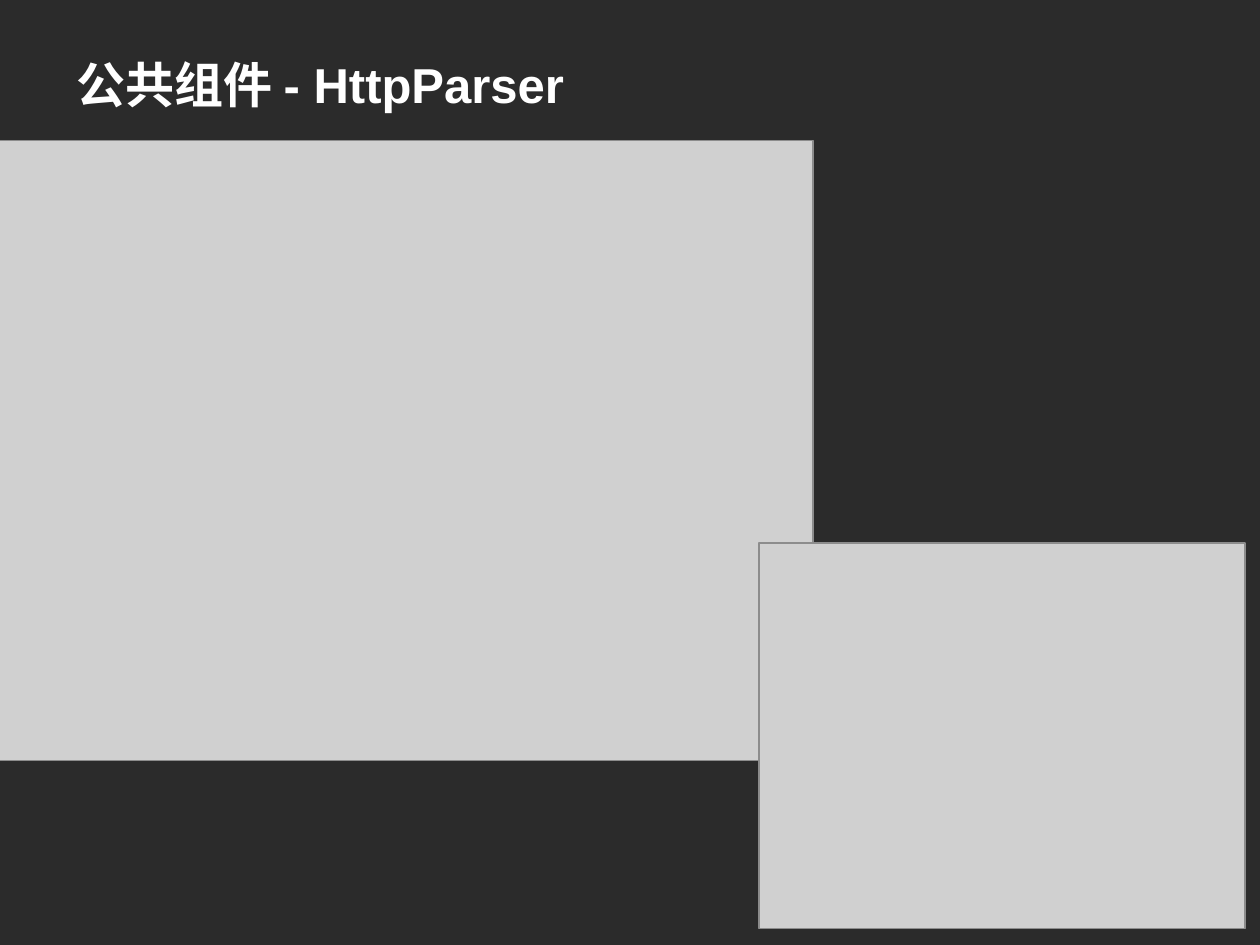
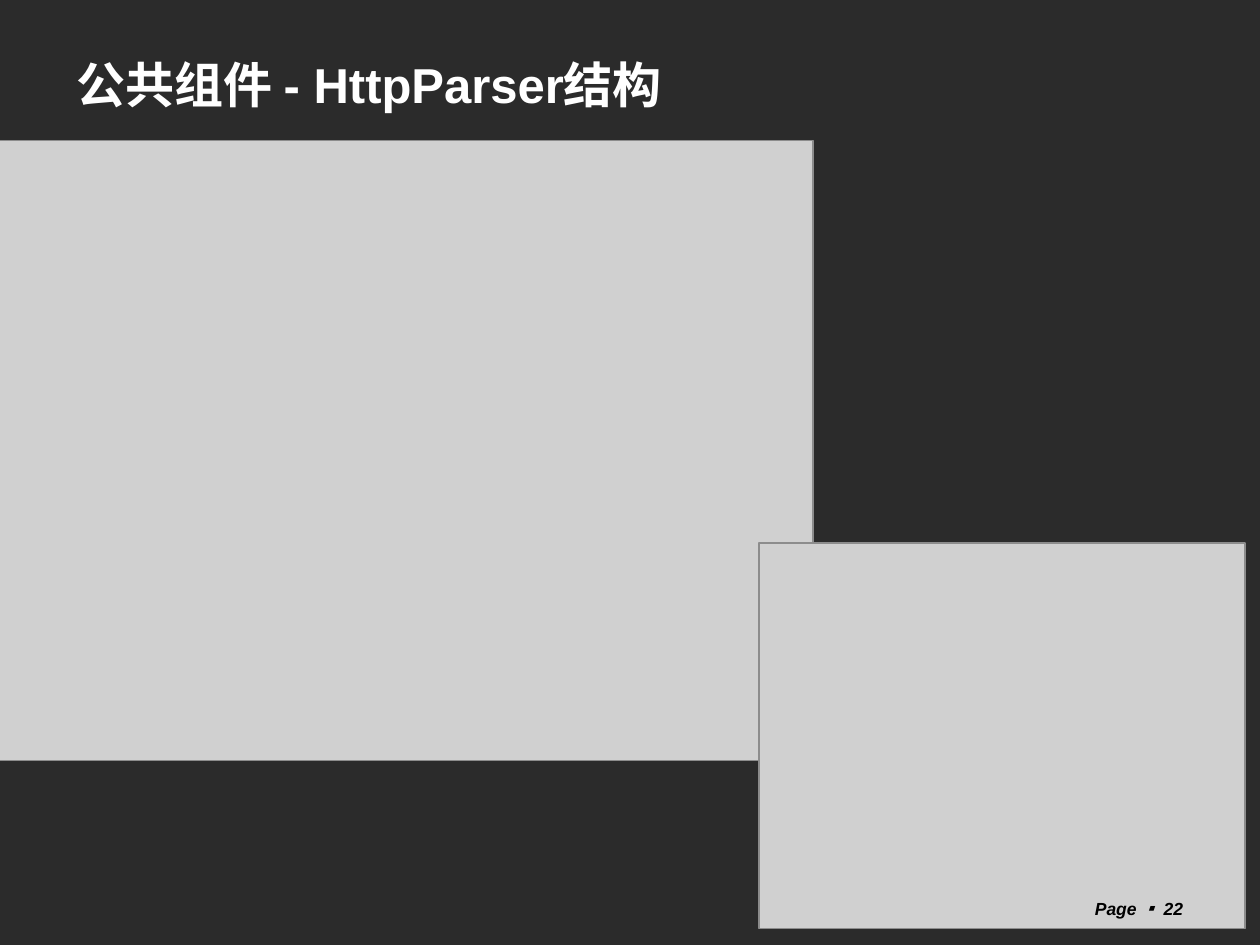
Before and after one commit to machicao2013/mooon, a slide deck: slide 22 of distributed_platform/docs/mooon.ppt (slide 21 before the commit). Drawn at 1260x945 pixels with LibreOffice and Linux fonts; fonts in the diff are those of the drawing; grey boxes stand for pictures; background and template pictures are left out; a plain dark background stands for a picture behind light text. Boxes give left, top, right and bottom in pixels: in the first picture for what was removed or moved away, otherwise in the second. Text is boxed around its words. In the diff, an @@ line names an element or a change of style, - is before the commit and + after.

```diff
--- a/distributed_platform/docs/mooon.ppt
+++ b/distributed_platform/docs/mooon.ppt
@@ title at (x1=77, y1=61, x2=662, y2=113): text changed @@
-公共组件 - HttpParser
+公共组件 - HttpParser结构
@@ page number added at (x1=1095, y1=903, x2=1183, y2=919), 10 pt, text #000000, bold, italic @@
+Page ▪ 22
```
Also in this commit, not shown: 21 other slides changed, 5 slides added, 4 slides removed, 4 other files.
